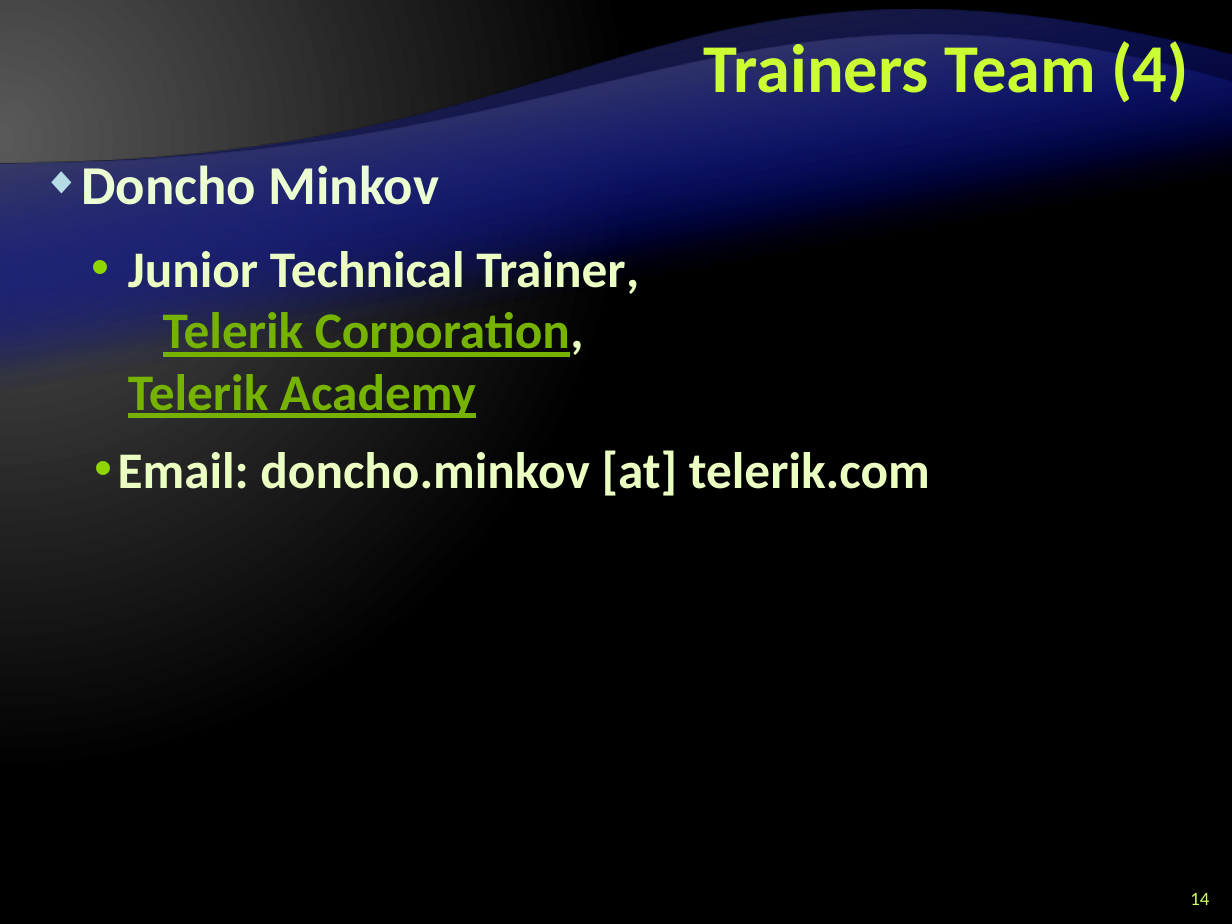
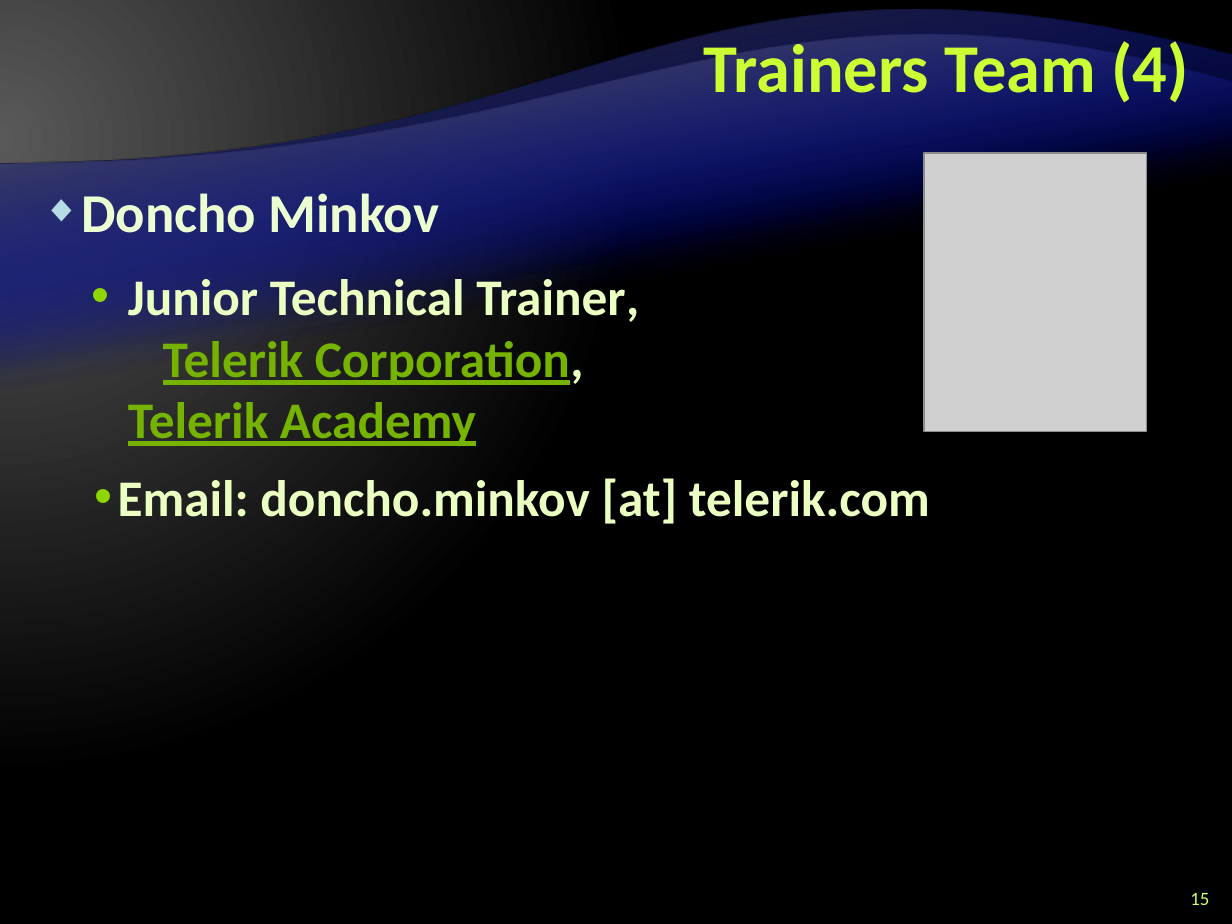
Before and after one commit to Graveheart/aspnetcourse, a slide deck: slide 15 of 2010/lectures/0. Course Introduction.pptx (slide 14 before the commit). Drawn at 1232x924 pixels with LibreOffice and Linux fonts; fonts in the diff are those of the drawing; grey boxes stand for pictures; background and template pictures are left out. Boxes give left, top, right and bottom in pixels: in the first picture for what was removed or moved away, otherwise in the second. Text is boxed around its words. In the diff, an @@ line names an element or a change of style, - is before the commit and + after.

Commit message:
Added few photos; Completed the lectures 0 and 1

```diff
--- a/2010/lectures/0. Course Introduction.pptx
+++ b/2010/lectures/0. Course Introduction.pptx
@@ text "Doncho Minkov" rewrapped from [81, 158, 639, 418] to [81, 193, 639, 446] @@
@@ picture added at [924, 153, 1147, 431] @@
@@ text "Email: doncho.minkov [at] telerik.com": place and size @@
-text "Email: doncho.minkov [at] telerik.com" at [118, 450, 930, 496]
+text "Email: doncho.minkov [at] telerik.com" at [118, 478, 930, 524]
@@ page number at [1190, 893, 1209, 905]: text changed @@
-14
+15
```
Also in this commit, not shown: 12 other slides changed, 1 slide added, 4 other files.
